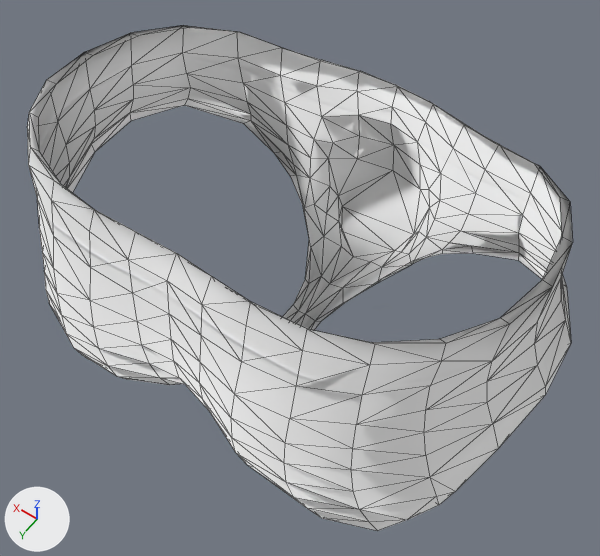
One commit to the glTF model apps/web/public/assets/3dx/clothes/underwear/3dx_m_underwear_boxer.glb: the scene before it, then after it.
The view is the same before and after, from a 50 mm lens placed at (-0.201, 0.261, 1.326), pointed at (-0.013, -0.003, 0.911). Every picture has the same lights, and +X, +Y and +Z are marked at lower left. The older version comes first. Mesh edges are drawn as thin lines. Vertices at exactly the same position are counted once.

The first picture shows 'pantie_2'.
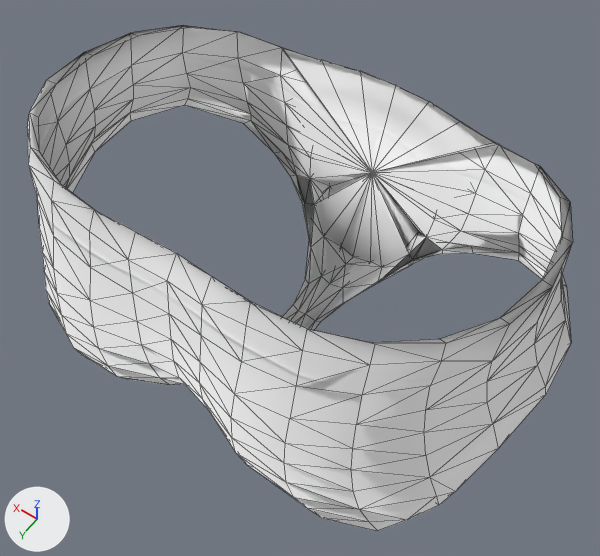
Pixel boxes (x1, y1, x2, y2) of what changed, in the pictures (600 x 556 px):
part 1 of me_pantie_2, added
    after: (281, 48, 498, 288)

The change in detail:
me_pantie_2 is used by ob_pantie_2; location (0.0, 0.0, 0.0).
me_pantie_2 had 333 vertices, 596 faces and spanned x -0.176..0.176, y -0.14..0.112, z 0.829..1.017.
me_pantie_2 now has 341 vertices, 684 faces and spans x -0.176..0.176, y -0.14..0.112, z 0.829..1.017.
Part 1, on me_pantie_2:
6 vertices are added at (0.0, -0.108, 0.912), (0.0, -0.081, 0.838), (0.047, -0.093, 0.864), (0.041, -0.107, 0.869), (-0.047, -0.093, 0.864), (-0.051, -0.106, 0.873).
66 new faces join them.
Other edits to the shape of me_pantie_2 do not show in these pictures.
